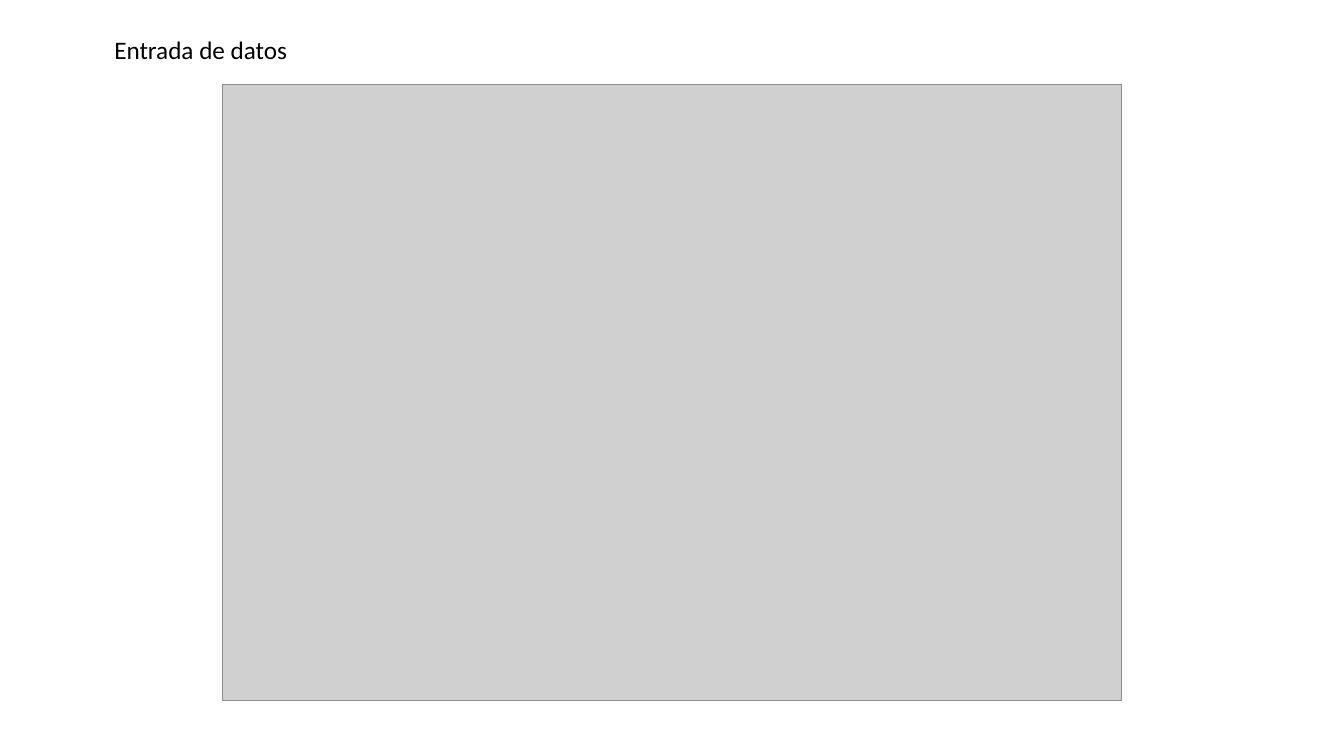
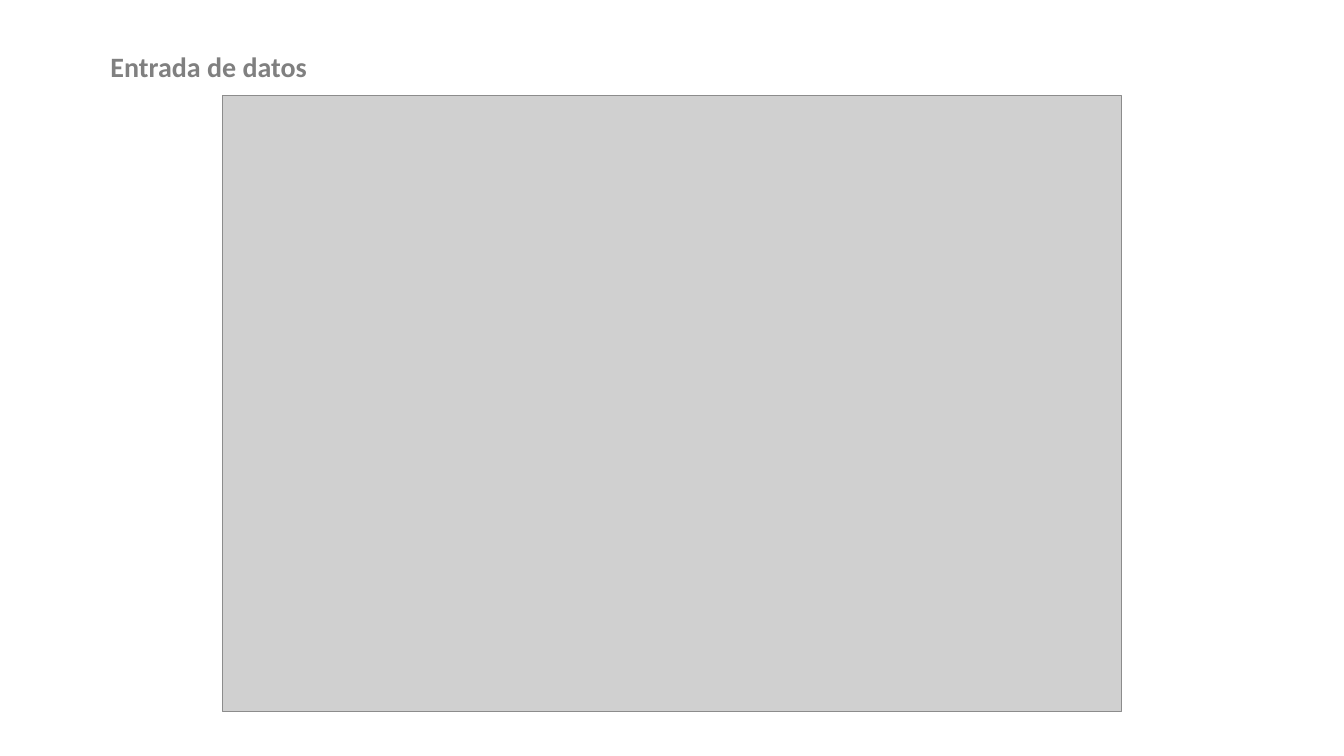
Before and after one commit to mPuchadesdo/Team-Challenge---Team-Victory, a slide deck: slide 5 of Documentacion/JBC/HUNDIR LA FLOTA - ANÁLIISIS.pptx. Drawn at 1344x756 pixels with LibreOffice and Linux fonts; fonts in the diff are those of the drawing; grey boxes stand for pictures. Boxes give left, top, right and bottom in pixels: in the first picture for what was removed or moved away, otherwise in the second. Text is boxed around its words. In the diff, an @@ line names an element or a change of style, - is before the commit and + after.

```diff
--- a/Documentacion/JBC/HUNDIR LA FLOTA - ANÁLIISIS.pptx
+++ b/Documentacion/JBC/HUNDIR LA FLOTA - ANÁLIISIS.pptx
@@ text "Entrada de datos": place and size @@
-text "Entrada de datos" at (114, 41, 287, 60)
+text "Entrada de datos" at (110, 57, 307, 77)
@@ text "Entrada de datos" at (110, 57, 307, 77): size 18 to 20 pt, text colour #000000 to #808080, bold on @@
@@ picture: place and size @@
-picture at (222, 85, 1121, 701)
+picture at (222, 96, 1121, 712)
```
Also in this commit, not shown: 6 other slides changed, 1 other file.
